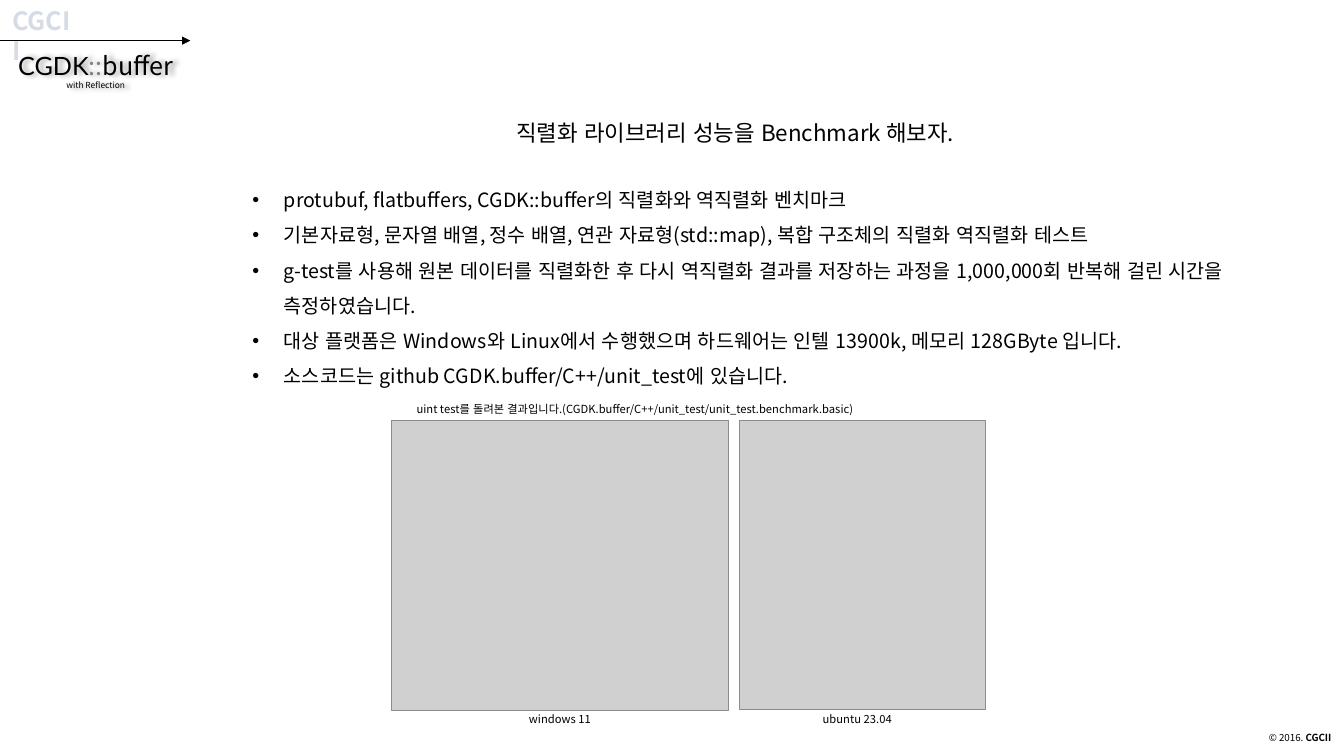
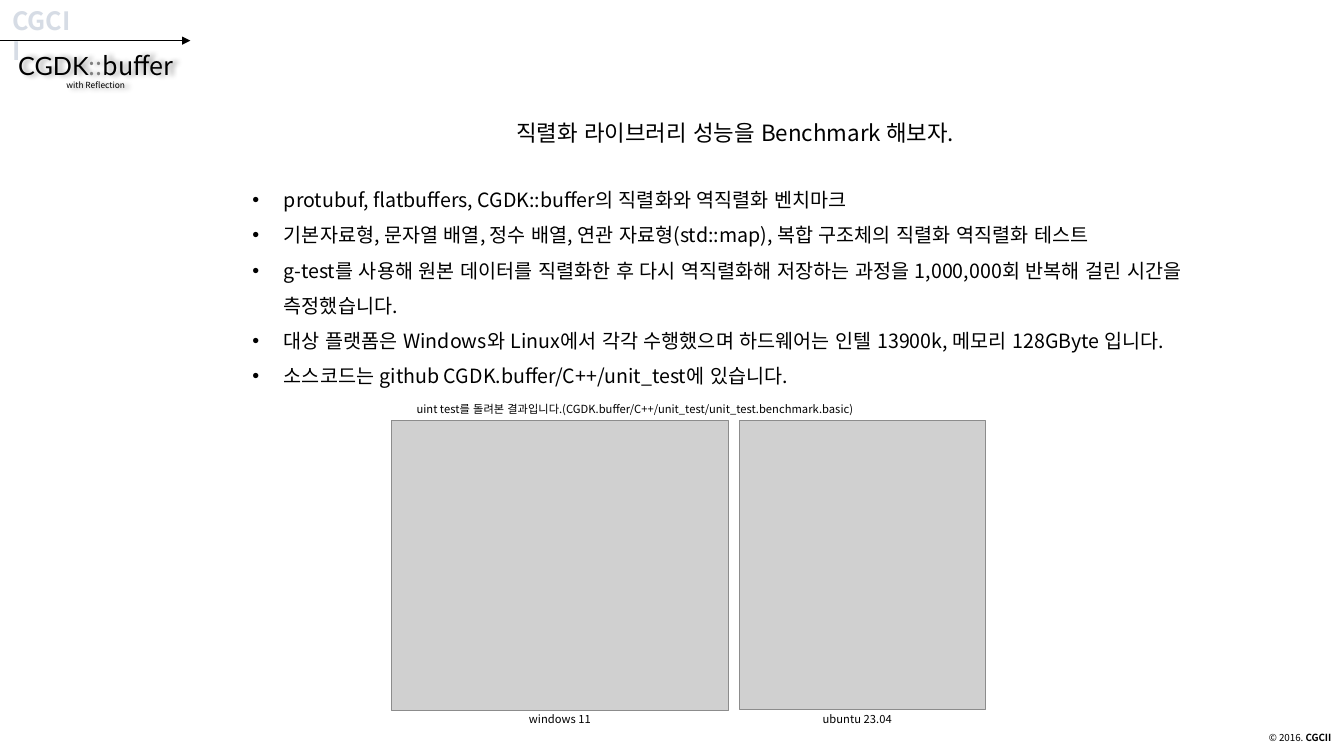
Before and after one commit to CGLabs/CGDK.buffer, a slide deck: slide 62 of C++/document/intruduce_CGDK.buffer.pptx. Drawn at 1344x756 pixels with LibreOffice and Linux fonts; fonts in the diff are those of the drawing; grey boxes stand for pictures. Boxes give left, top, right and bottom in pixels: in the first picture for what was removed or moved away, otherwise in the second. Text is boxed around its words. In the diff, an @@ line names an element or a change of style, - is before the commit and + after.

```diff
--- a/C++/document/intruduce_CGDK.buffer.pptx
+++ b/C++/document/intruduce_CGDK.buffer.pptx
@@ text at (284, 261, 1181, 353): text changed @@
-• g-test를 사용해 원본 데이터를 직렬화한 후 다시 역직렬화 결과를 저장하는 과정을 1,000,000회 반복해 걸린 시간을 측정하였습니다.
-• 대상 플랫폼은 Windows와 Linux에서 수행했으며 하드웨어는 인텔 13900k, 메모리 128GByte 입니다.
+• g-test를 사용해 원본 데이터를 직렬화한 후 다시 역직렬화해 저장하는 과정을 1,000,000회 반복해 걸린 시간을 측정했습니다.
+• 대상 플랫폼은 Windows와 Linux에서 각각 수행했으며 하드웨어는 인텔 13900k, 메모리 128GByte 입니다.
```
Also in this commit, not shown: 34 other slides changed.
